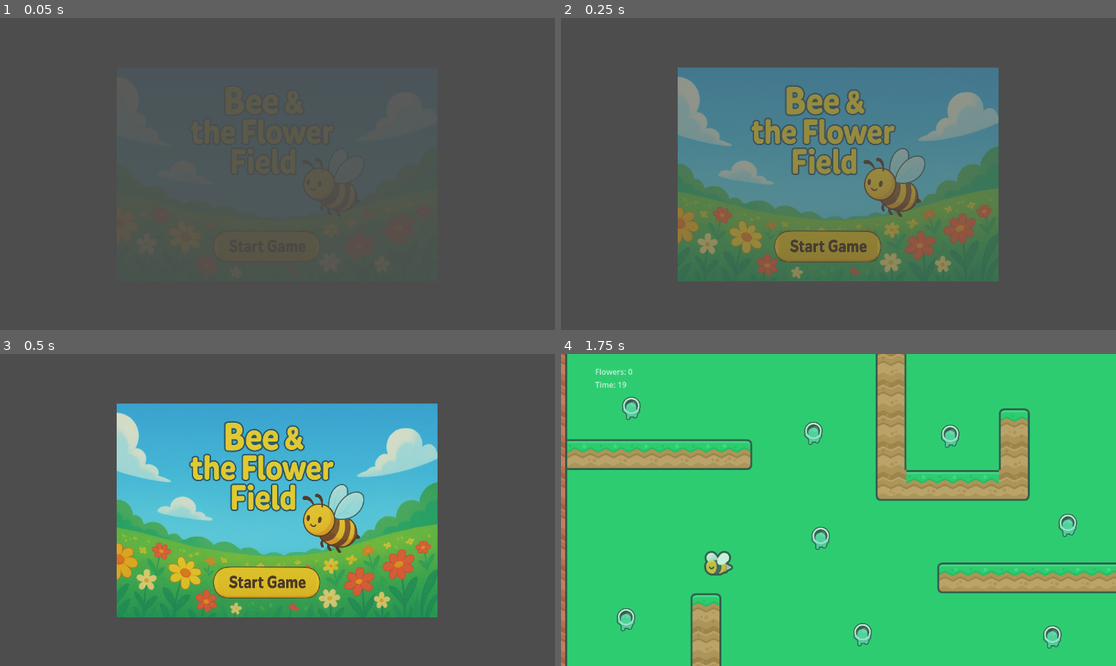
Above: before the commit, frames 1-4 (two rows, left to right).
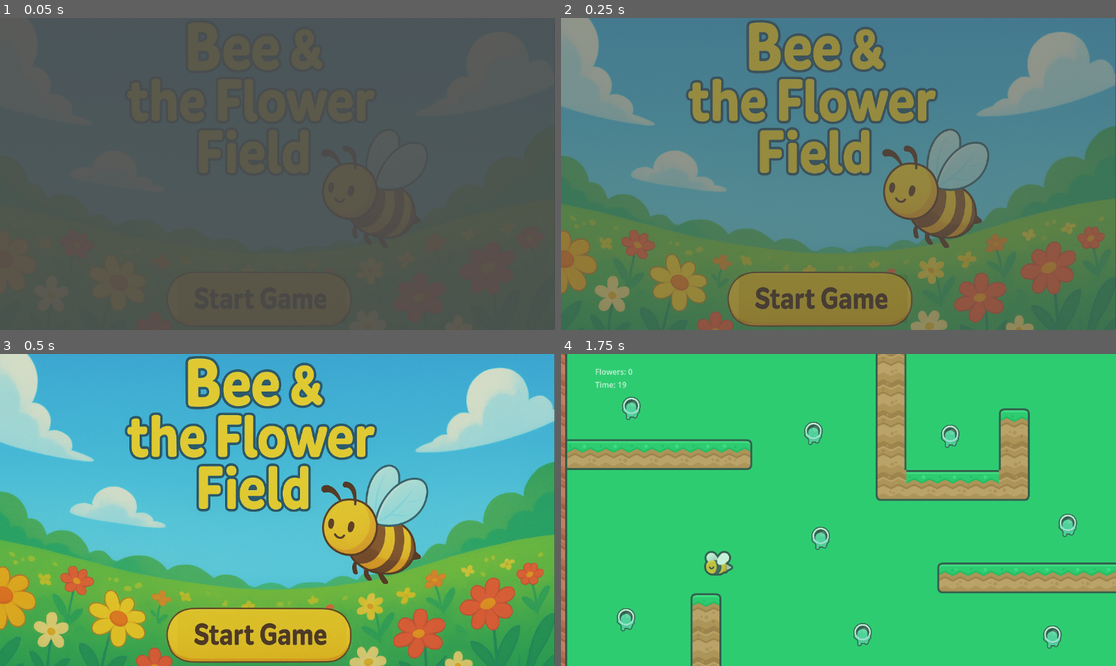
Above: after the commit, the same moments.

Repository: Lea-poh/SpringHunt
Game: Godot game, scene res://scenes/main.tscn
Same seed, same stepped clock (60 frames per second), same inputs: the game is played once before the commit and once after it.
Inputs (mouse positions are in pixels of both pictures, inside the frame that each line leads up to; where the layout moved, square brackets give the same spot in the first picture):
- Up to frame 1 (0.05 s): no input
- Up to frame 2 (0.25 s): no input
- Up to frame 3 (0.5 s): no input
- Up to frame 4 (1.75 s): hold Right (ui_right) 0.53-1.25 s; click (821, 634) [827, 581] at 1.25 s

The runs differ from the first frame. In frame 2, 85% of the frame differs, in the area x 0-100%, y 0-100%; in frame 3, 88%; in frame 4, nothing differs.

Commit message:
add end screen

Diff:
--- a/scenes/Endsceen.tscn
+++ b/scenes/Endsceen.tscn
@@ -1,6 +1,7 @@
-[gd_scene load_steps=2 format=3 uid="uid://bengfbtjgpiwn"]
+[gd_scene load_steps=3 format=3 uid="uid://bengfbtjgpiwn"]
 
 [ext_resource type="Script" uid="uid://bp42qjnuvtl05" path="res://EndScreen.gd" id="1_mo2es"]
+[ext_resource type="Texture2D" uid="uid://ybobwf45gmfw" path="res://assets/you_win.png" id="2_irkl0"]
 
 [node name="EndScreen" type="Node2D"]
 script = ExtResource("1_mo2es")
@@ -38,12 +39,11 @@
 There is another Taylor baby on the way."
 
 [node name="SecretButton" type="Button" parent="Control"]
-visible = false
 layout_mode = 0
-offset_left = 11.0
-offset_top = 23.0
-offset_right = 19.0
-offset_bottom = 31.0
+offset_left = -149.0
+offset_top = 295.0
+offset_right = 101.0
+offset_bottom = 375.0
 text = "Claim Win"
 
 [node name="RestartButton" type="Button" parent="Control"]
@@ -55,5 +55,10 @@
 offset_bottom = 31.0
 text = "Restart"
 
+[node name="Sprite2D" type="Sprite2D" parent="."]
+position = Vector2(560, 376)
+scale = Vector2(0.9, 0.9)
+texture = ExtResource("2_irkl0")
+
 [connection signal="pressed" from="Control/SecretButton" to="." method="_on_secret_pressed"]
 [connection signal="pressed" from="Control/RestartButton" to="." method="_on_restart_pressed"]
--- a/scenes/StartScreen.tscn
+++ b/scenes/StartScreen.tscn
@@ -14,10 +14,10 @@
 
 [node name="Button" type="Button" parent="Control"]
 layout_mode = 0
-offset_left = 452.0
-offset_top = 442.0
-offset_right = 656.0
-offset_bottom = 506.0
+offset_left = 369.0
+offset_top = 533.0
+offset_right = 719.0
+offset_bottom = 633.0
 
 [node name="Label" type="Label" parent="Control"]
 visible = false
@@ -37,7 +37,7 @@
 
 [node name="Sprite2D" type="Sprite2D" parent="."]
 position = Vector2(575.00006, 325.00003)
-scale = Vector2(0.4333887, 0.4333887)
+scale = Vector2(0.75, 0.75)
 texture = ExtResource("2_pswtb")
 
 [connection signal="pressed" from="Control/Button" to="." method="_on_button_pressed"]
Binary file added: scenes/you_win.png
Not shown, added: scenes/you_win.png.import
